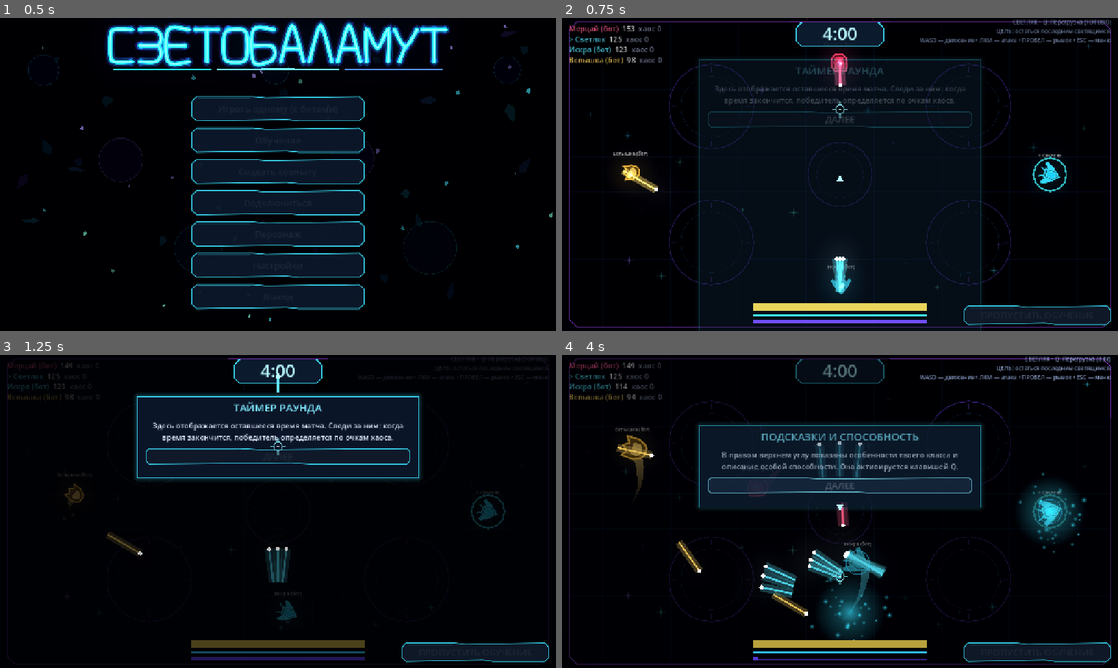
Above: before the commit, frames 1-4 (two rows, left to right).
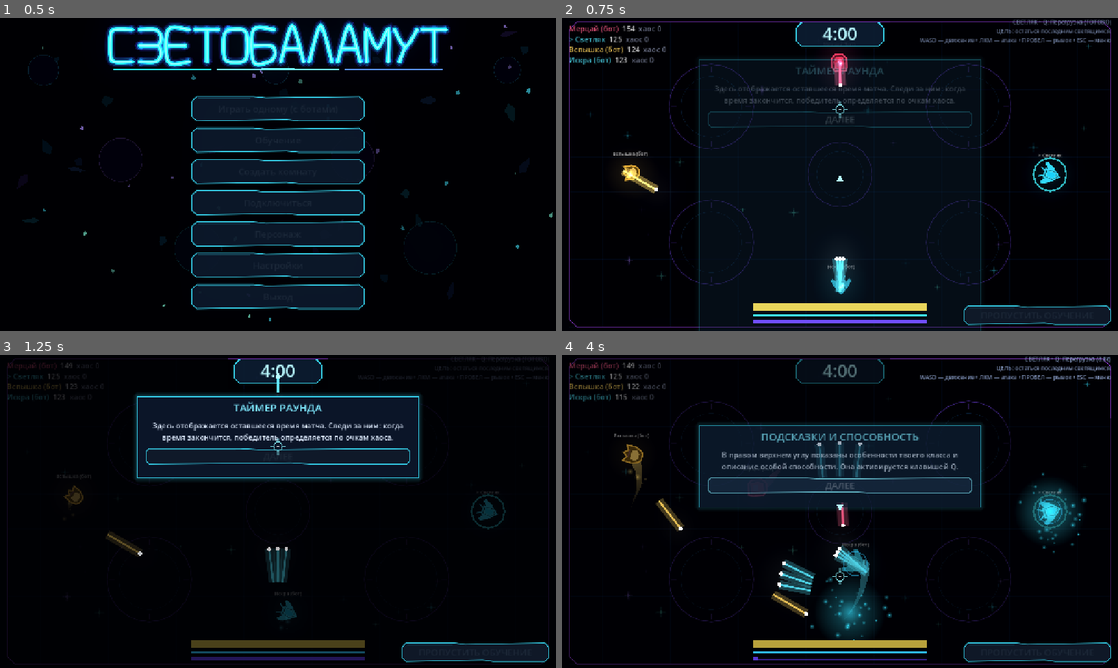
Above: after the commit, the same moments.

Repository: DvoreZZKy/svetobalamut
Game: Godot game, scene res://scenes/menu.tscn
The game is run twice, just before and just after one commit, with the same random seed, the same clock (stepped at 60 frames per second) and the same inputs.
Inputs (mouse positions are in pixels of both pictures, inside the frame that each line leads up to):
- Up to frame 1 (0.5 s): no input
- Up to frame 2 (0.75 s): click "Играть одному (с ботами)" at 0.5 s
- Up to frame 3 (1.25 s): no input
- Up to frame 4 (4 s): tap Enter (restart) at 1.25 s; move the mouse to (962, 495) at 1.27 s; press the mouse at (962, 495) at 1.28 s; hold D (right) 1.28-2 s; tap Q (ability) at 1.35, 3.05 s; release the mouse at (962, 495) at 2 s; click "ДАЛЕЕ" at 2 s; move the mouse to (728, 527) at 2.77 s; hold S (down) 2.78-3.5 s; click (728, 527) at 2.85 s; click "ДАЛЕЕ" at 3.5 s

Frame 1 is identical in both runs. In frame 2, 0.5% of the frame differs, in the area x 1-19%, y 2-56%; in frame 3, 0.2%; in frame 4, 2.9%, in the area x 1-90%, y 8-84%.

Commit message:
Rebalance all playable classes and light economy

Diff:
--- a/scripts/sim.gd
+++ b/scripts/sim.gd
@@ -6,10 +6,10 @@
 const A := Vector2(1600, 900)
 const MAX_LIGHT := 125.0
 const CLASS_STATS := [
-	{"name": "Светляк", "hp": 125.0, "def": 0.95, "atk": 0.82, "speed": 1.12, "rate": 0.18, "ability": "Перегрузка"},
-	{"name": "Капсула", "hp": 155.0, "def": 0.72, "atk": 1.45, "speed": 0.78, "rate": 0.62, "ability": "Энергощит"},
-	{"name": "Призрак", "hp": 100.0, "def": 1.12, "atk": 0.68, "speed": 1.38, "rate": 0.18, "ability": "Фазовый скачок"},
-	{"name": "Кристалл", "hp": 112.0, "def": 0.92, "atk": 1.9, "speed": 0.88, "rate": 0.82, "ability": "Звёздный залп"}
+	{"name": "Светляк", "hp": 125.0, "def": 0.95, "atk": 0.82, "speed": 1.12, "rate": 0.22, "ability": "Перегрузка"},
+	{"name": "Капсула", "hp": 155.0, "def": 0.72, "atk": 1.35, "speed": 0.78, "rate": 0.56, "ability": "Энергощит"},
+	{"name": "Призрак", "hp": 125.0, "def": 0.90, "atk": 0.95, "speed": 1.25, "rate": 0.26, "ability": "Фазовый скачок"},
+	{"name": "Кристалл", "hp": 120.0, "def": 0.92, "atk": 1.65, "speed": 0.88, "rate": 0.68, "ability": "Звёздный залп"}
 ]
 const SPEED := 470.0
 const DASH_SPEED := 1550.0
@@ -19,7 +19,7 @@
 const FIRE_CD := 0.1
 const BULLET_SPEED := 1300.0
 const BULLET_DMG := 9.0
-const SHOT_COST := 1.5
+const SHOT_COST := 1.0
 const MOVE_COST := 1.8
 const DASH_COST := 4.0
 const REGEN_STILL := 10.0
@@ -208,20 +208,21 @@
 	p.pos += p.vel * dt
 	_wall_bounce(p)
 
-	if want_fire and p.fire_cd <= 0.0 and p.light > SHOT_COST + 0.5:
+	var shot_cost: float = 1.5 if p.kind == 0 else SHOT_COST
+	if want_fire and p.fire_cd <= 0.0 and p.light > shot_cost + 0.5:
 		var spread_count := 3 if p.kind == 0 else 1
 		for shot_i in spread_count:
 			var spread := (float(shot_i) - 1.0) * 0.12 if spread_count == 3 else 0.0
 			var ang: float = p.aim.angle() + spread + rng.randf_range(-0.018, 0.018)
 			var dir := Vector2.from_angle(ang)
 			var bolt_speed := 880.0 if p.kind == 1 else (960.0 if p.kind == 3 else (1480.0 if p.kind == 2 else BULLET_SPEED))
-			var bolt_radius := 11.0 if p.kind == 3 else (10.0 if p.kind == 1 else (4.0 if p.kind == 2 else 6.0))
+			var bolt_radius := 11.0 if p.kind == 3 else (10.0 if p.kind == 1 else 6.0)
 			var damage_mult := 0.42 if p.kind == 0 else 1.0
 			bullets.append({"id": next_id, "pos": p.pos + dir * 34.0, "vel": dir * bolt_speed + p.vel * 0.25,
 				"owner": p.id, "life": 1.4, "bn": 0, "dmg": BULLET_DMG * p.attack * damage_mult,
 				"radius": bolt_radius})
 			next_id += 1
-		p.light -= SHOT_COST
+		p.light -= shot_cost
 		var haste := 0.52 if p.kind == 0 and p.ability_t > 0.0 else 1.0
 		p.fire_cd = p.fire_rate * haste
 		p.vel -= p.aim * 55.0
@@ -252,14 +253,14 @@
 			p.ability_t = 2.8
 			events.append({"t": "ability", "x": p.pos.x, "y": p.pos.y, "c": p.ci, "kind": 1})
 		2:
-			p.pos = (p.pos + p.aim * 270.0).clamp(Vector2(40, 40), A - Vector2(40, 40))
+			p.pos = (p.pos + p.aim * 320.0).clamp(Vector2(40, 40), A - Vector2(40, 40))
 			p.inv = 0.65
 			events.append({"t": "ability", "x": p.pos.x, "y": p.pos.y, "c": p.ci, "kind": 2})
 		3:
 			for i in 10:
 				var dir := Vector2.from_angle(TAU * float(i) / 10.0)
 				bullets.append({"id": next_id, "pos": p.pos + dir * 40.0, "vel": dir * 760.0,
-					"owner": p.id, "life": 1.1, "bn": 0, "dmg": BULLET_DMG * p.attack * 0.72, "radius": 9.0})
+					"owner": p.id, "life": 1.1, "bn": 0, "dmg": BULLET_DMG * p.attack * 0.62, "radius": 9.0})
 				next_id += 1
 			events.append({"t": "ability", "x": p.pos.x, "y": p.pos.y, "c": p.ci, "kind": 3})
 
